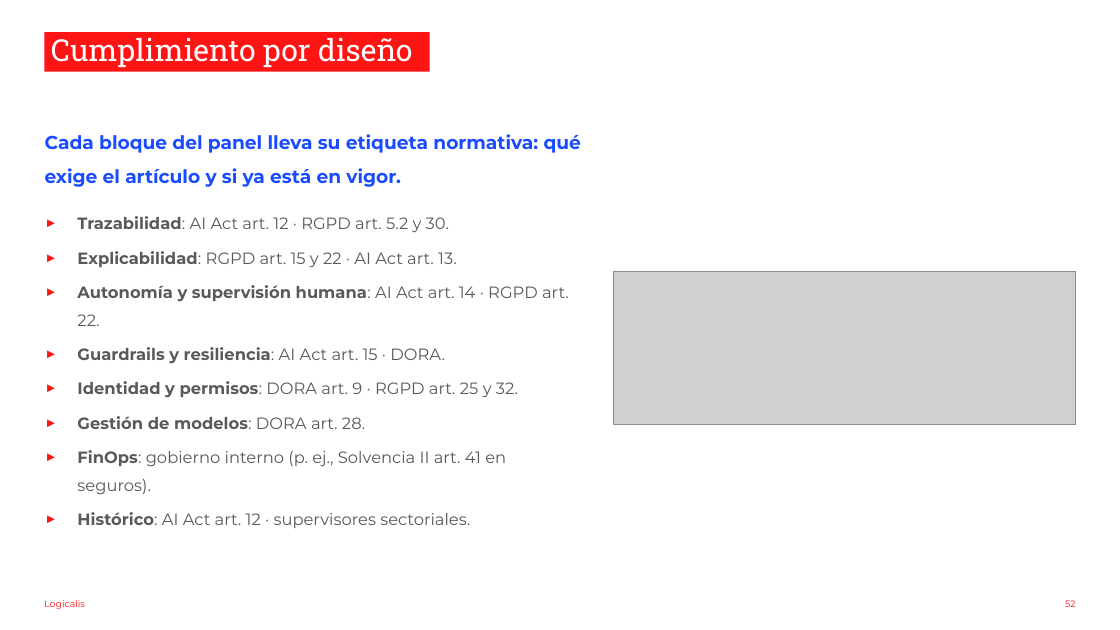
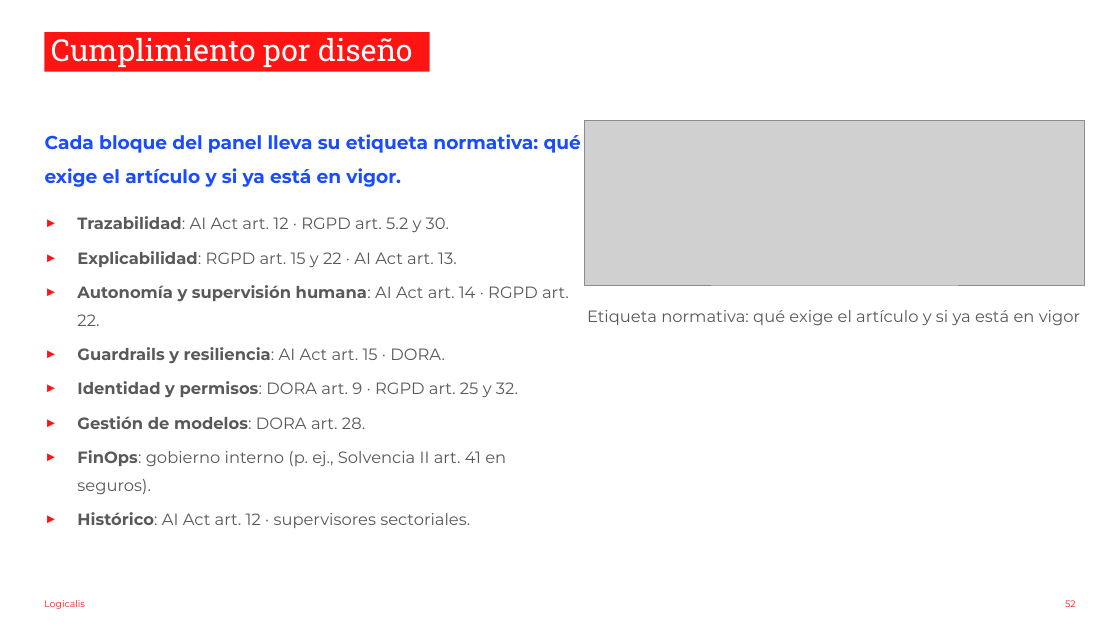
Before and after one commit to nachoenjuto/fnol-triage-v2, a slide deck: slide 52 of _docs/slides-observabilidad.pptx. Drawn at 1120x630 pixels with LibreOffice and Linux fonts; fonts in the diff are those of the drawing; grey boxes stand for pictures; background and template pictures are left out. Boxes give left, top, right and bottom in pixels: in the first picture for what was removed or moved away, otherwise in the second. Text is boxed around its words. In the diff, an @@ line names an element or a change of style, - is before the commit and + after.

```diff
--- a/_docs/slides-observabilidad.pptx
+++ b/_docs/slides-observabilidad.pptx
@@ picture: place and size @@
-picture at (613,271,1075,423)
+picture at (585,120,1085,285)
@@ text added at (587,310,1080,325), 14 pt, text #595959 @@
+Etiqueta normativa: qué exige el artículo y si ya está en vigor
```
Also in this commit, not shown: 18 other slides changed, 20 slides added, 20 slides removed, 3 other files.
